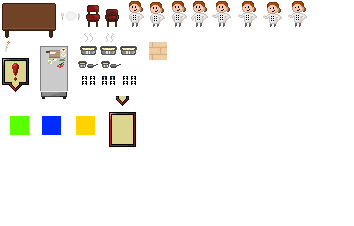
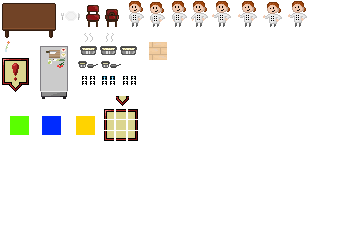
Revision of a layered 354×226 image; what changed, layer by layer:
painted on "dialog box" over bbox(104, 109, 138, 147)
